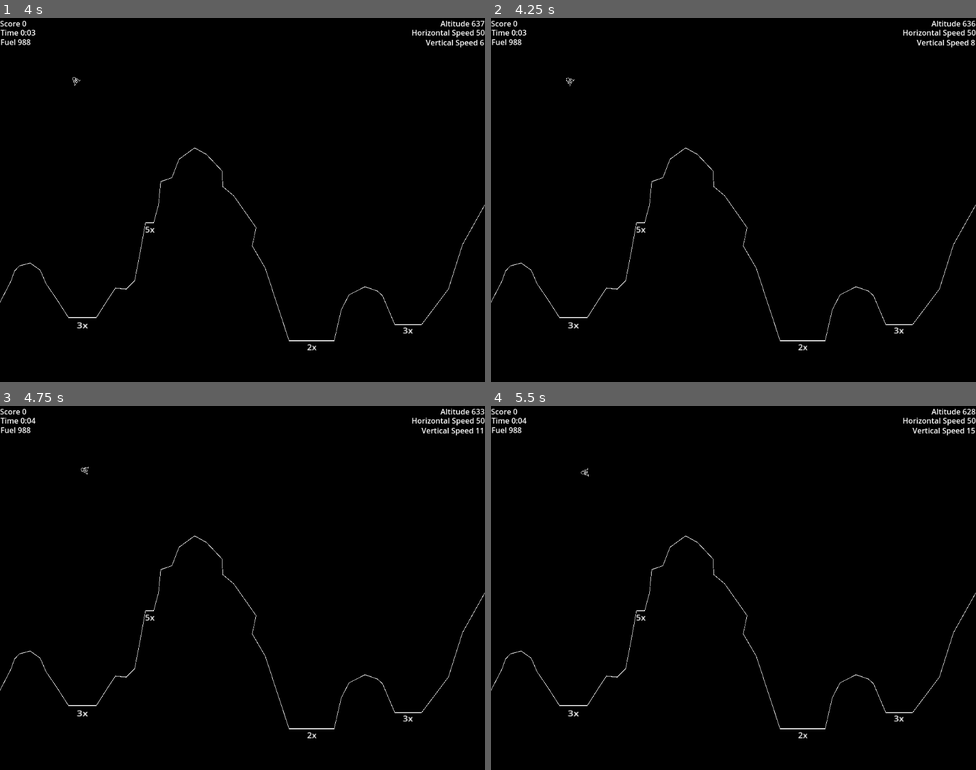
Above: before the commit, frames 1-4 (two rows, left to right).
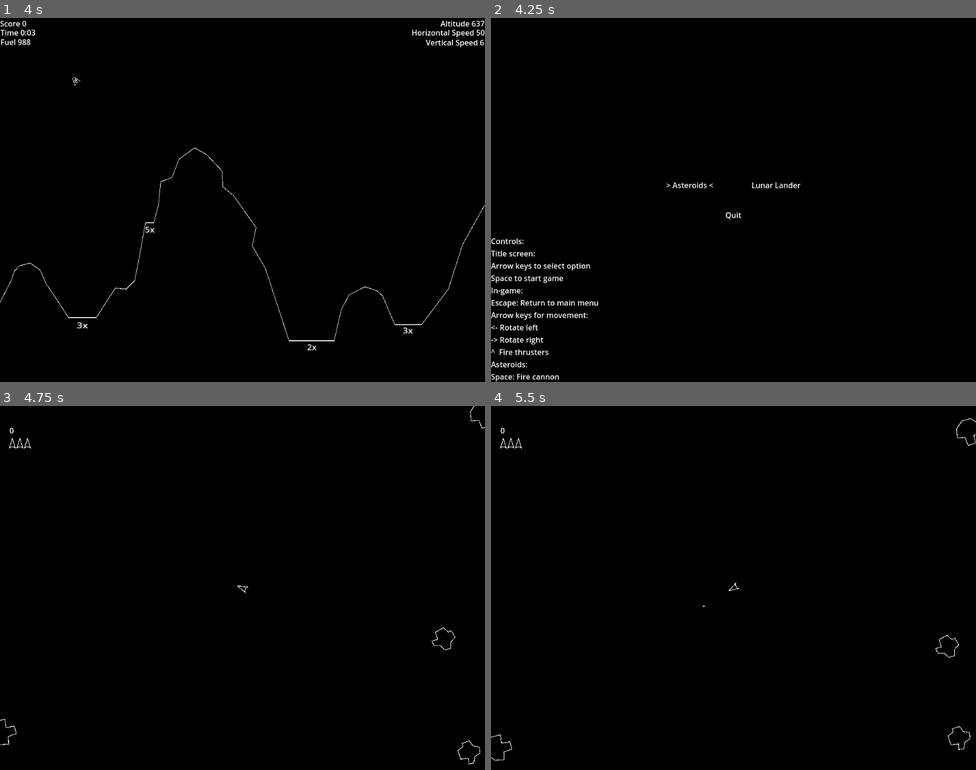
Above: after the commit, the same moments.

Repository: colebeebe/arcade
Game: Godot game, scene res://game.tscn
Same seed, same stepped clock (60 frames per second), same inputs: the game is played once before the commit and once after it.
Inputs:
- Up to frame 1 (4 s): tap Enter at 0.5 s; hold Right (right) 0.53-1.28 s; tap Space (action) every 0.75 s from 0.6 to 3.6 s; hold Down (down) 1.28-2.03 s; hold Right (right) 2.03-2.78 s; hold Up (up) 2.78-3.53 s; hold Left (left) from 3.53 s (still down)
- Up to frame 2 (4.25 s): keep holding Left (left); tap Escape (escape) at 4.15 s
- Up to frame 3 (4.75 s): keep holding Left (left); tap Space (action) at 4.35 s
- Up to frame 4 (5.5 s): release Left (left) at 5.03 s; hold Down (down) from 5.03 s (still down); tap Space (action) at 5.1 s

Frame 1 is identical in both runs. In frame 2, 2.6% of the frame differs, in the area x 0-100%, y 0-100%; in frame 3, 1.3%; in frame 4, 1.4%.

Commit message:
Player can now exit to menu

Diff:
--- a/Asteroids/Scripts/asteroids.gd
+++ b/Asteroids/Scripts/asteroids.gd
@@ -22,6 +22,10 @@
 	if get_tree().get_nodes_in_group("rocks").is_empty():
 		level += 1
 		spawn_rocks()
+	if Input.is_action_just_pressed("escape"):
+		var menu = load("res://MainMenu/MainMenu.tscn")
+		get_tree().current_scene.add_child(menu.instantiate())
+		self.queue_free()
 
 
 func spawn_rocks() -> void:
--- a/Asteroids/Scripts/player.gd
+++ b/Asteroids/Scripts/player.gd
@@ -49,7 +49,7 @@
 		var bullet = bullet_scene.instantiate()
 		bullet.position = position
 		bullet.vel = Vector2.UP.rotated(rotation).normalized()
-		get_tree().current_scene.add_child(bullet)
+		get_tree().current_scene.get_node("Asteroids").add_child(bullet)
 
 
 func update_position(delta: float) -> void:
--- a/Asteroids/Scripts/rock.gd
+++ b/Asteroids/Scripts/rock.gd
@@ -91,7 +91,7 @@
 		for i in 2:
 			var rock = rock_scene.instantiate()
 			rock.size = size - 1
-			get_tree().current_scene.add_child(rock)
+			get_tree().current_scene.get_node("Asteroids").add_child(rock)
 			rock.position = position
 		queue_free()
 
--- a/LunarLander/Scripts/lunar_lander.gd
+++ b/LunarLander/Scripts/lunar_lander.gd
@@ -6,3 +6,7 @@
 func _process(delta: float) -> void:
 	if not $Player.is_on_ground:
 		time += delta
+	if Input.is_action_just_pressed("escape"):
+		var menu = load("res://MainMenu/MainMenu.tscn")
+		get_tree().current_scene.add_child(menu.instantiate())
+		self.queue_free()
